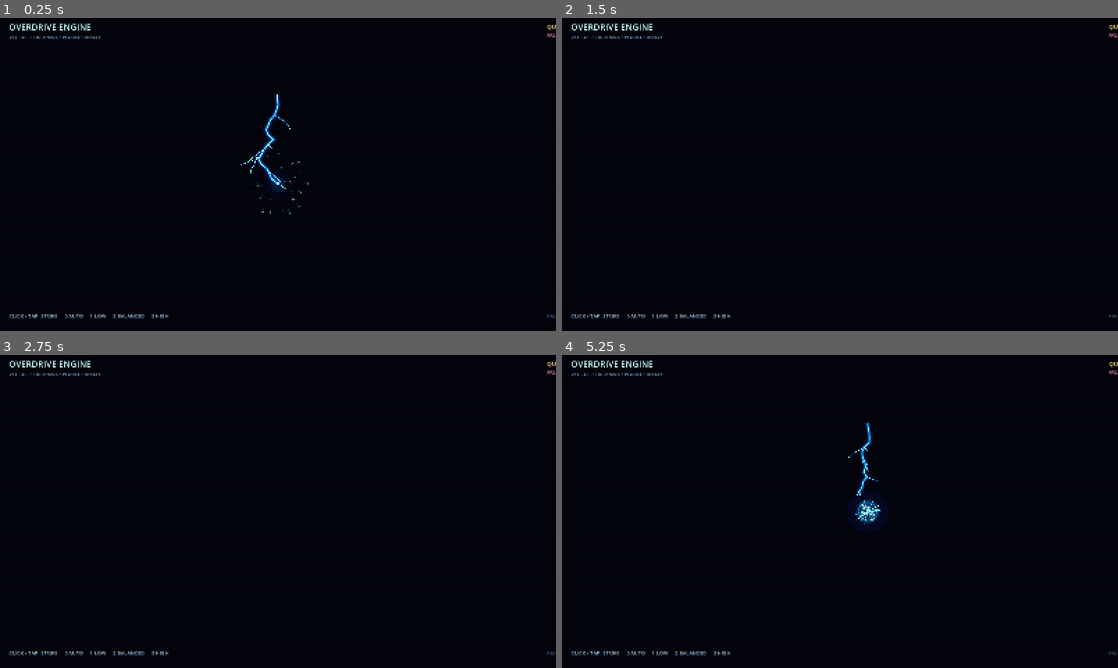
Above: before the commit, frames 1-4 (two rows, left to right).
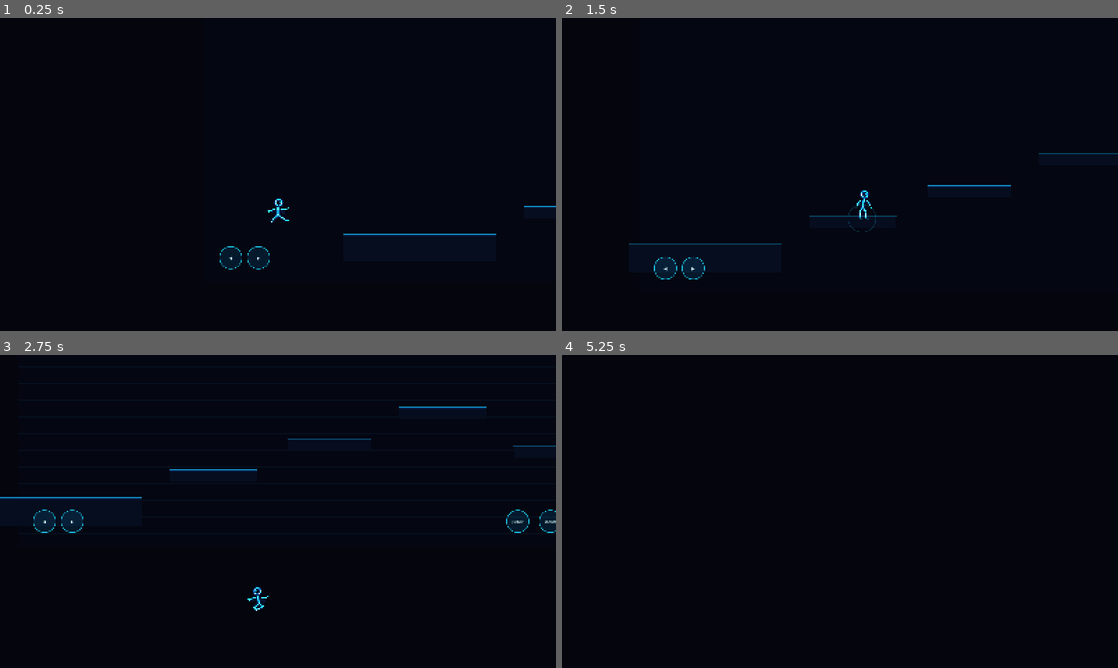
Above: after the commit, the same moments.

Repository: rifatsidik/elemental-overdrive
Game: Godot game, scene res://scenes/neon_platformer_lab.tscn
Same seed, same stepped clock (60 frames per second), same inputs: the game is played once before the commit and once after it. Before the commit the project starts from res://scenes/engine_lab.tscn.
Inputs (mouse positions are in pixels of both pictures, inside the frame that each line leads up to):
- Up to frame 1 (0.25 s): no input
- Up to frame 2 (1.5 s): tap Enter at 0.5 s; move the mouse to (962, 158) at 0.52 s; hold D (move_right, bound only after the commit) from 0.53 s (still down); tap Shift (dash, bound only after the commit) at 0.6 s; click (962, 158) at 0.67 s; tap Space (jump, bound only after the commit) at 0.77 s; move the mouse to (728, 190) at 1.27 s; tap Q at 1.35 s
- Up to frame 3 (2.75 s): tap Space (jump, bound only after the commit) at 1.52 s; move the mouse to (333, 442) at 2.02 s; release D (move_right, bound only after the commit) at 2.03 s; hold A (move_left, bound only after the commit) from 2.03 s (still down); tap E at 2.1 s
- Up to frame 4 (5.25 s): move the mouse to (812, 574) at 2.77 s; release A (move_left, bound only after the commit) at 2.78 s; hold D (move_right, bound only after the commit) 2.78-4.28 s; tap R at 2.85 s; click (812, 574) at 2.92 s; tap Space (jump, bound only after the commit) at 3.02, 3.77, 4.25, 4.52 s; move the mouse to (1006, 558) at 3.52 s; tap 0 at 3.6 s; move the mouse to (673, 464) at 4.27 s; hold A (move_left, bound only after the commit) 4.28-5.03 s; tap 1 at 4.35 s; tap Enter at 5 s; move the mouse to (867, 511) at 5.02 s; hold D (move_right, bound only after the commit) from 5.03 s (still down); tap 2 at 5.1 s; click (867, 511) at 5.17 s

The runs differ from the first frame. In frame 1, 2.0% of the frame differs, in the area x 1-100%, y 1-96%; in frame 2, 1.6%; in frame 3, 2.2%, in the area x 0-100%, y 1-96%; in frame 4, 1.1%.

Commit message:
refactor(game): make procedural neon platformer the main scene

Diff:
--- a/project.godot
+++ b/project.godot
@@ -3,8 +3,8 @@
 
 [application]
 
-config/name="OVERDRIVE ENGINE LAB"
-run/main_scene="res://scenes/engine_lab.tscn"
+config/name="OVERDRIVE // NEON PLATFORMER"
+run/main_scene="res://scenes/neon_platformer_lab.tscn"
 config/features=PackedStringArray("4.7", "GL Compatibility")
 
 [display]
